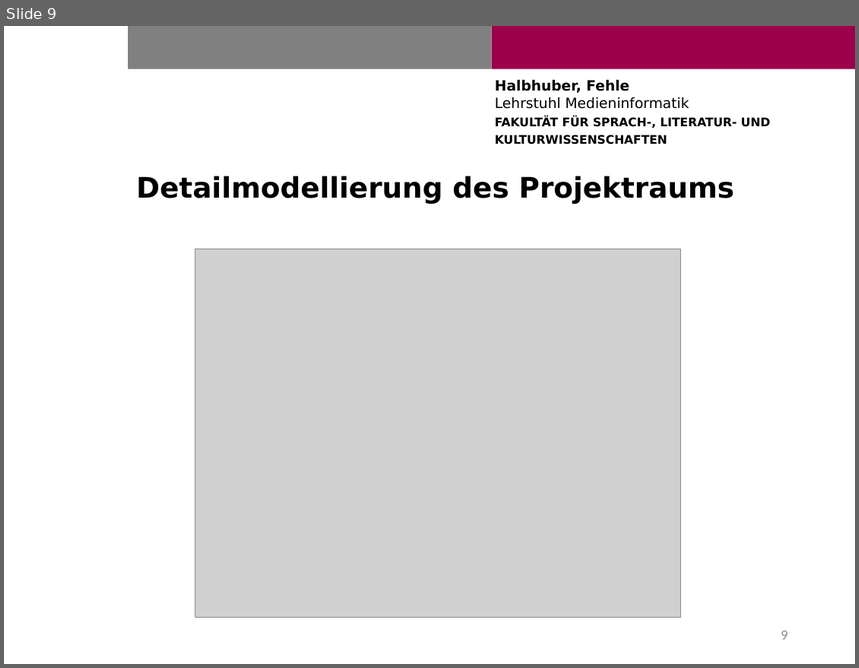
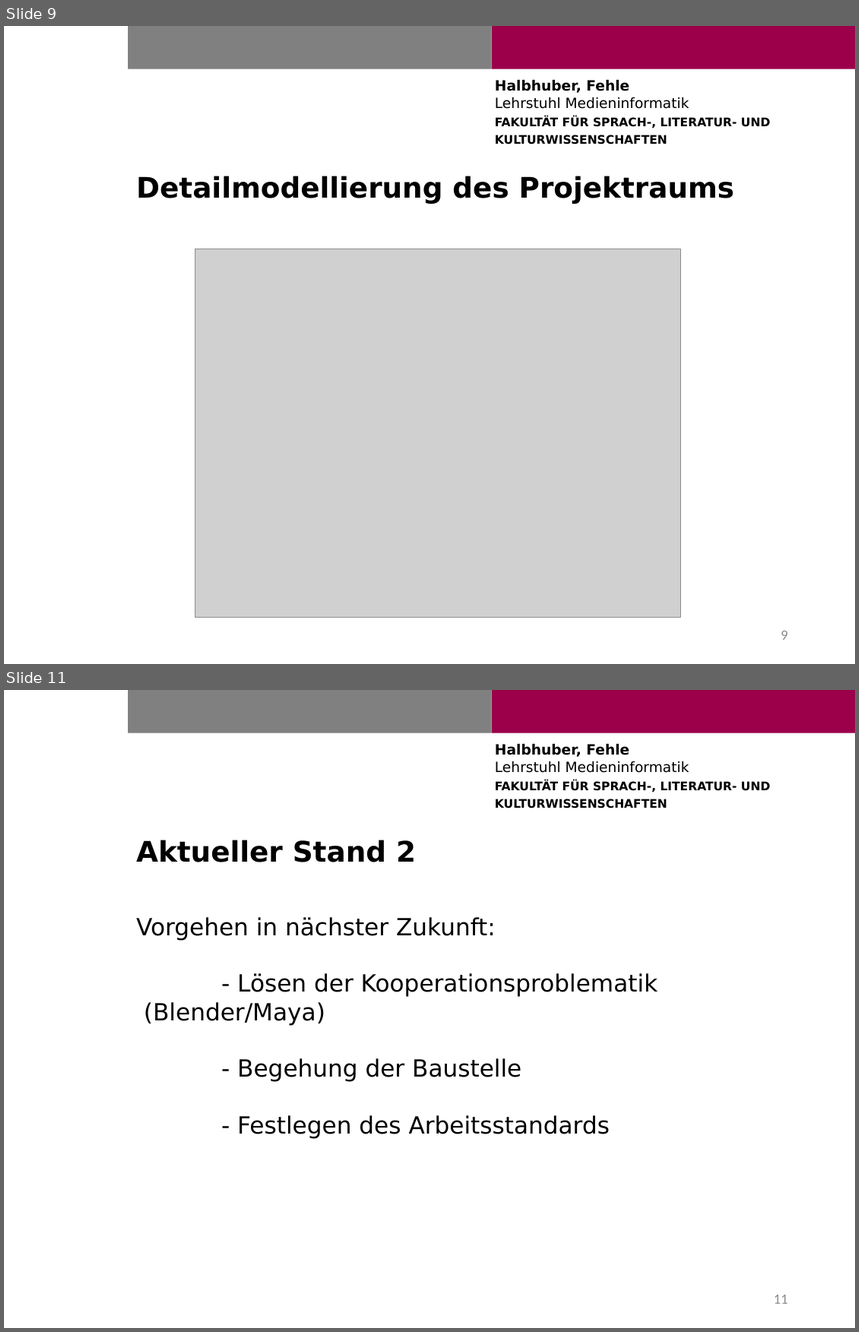
Before and after one commit to JakobFehle/DH_WS1819, a slide deck: docs/Zwischenpräsentation Jan/Präsentation Bavariathek.pptx. Shown one above the other, each under a label of ours: slide 9 before the commit, slides 9 and 11 after it; the slides between them are not shown. The pictures are 859x668 and 859x1332 pixels, drawn with LibreOffice and Linux fonts; fonts in the diff are those of the drawing; grey boxes stand for pictures; background and template pictures are left out. Boxes give left, top, right and bottom in pixels: in the first picture for what was removed or moved away, otherwise in the second. Text is boxed around its words. In the diff, an @@ line names an element or a change of style, - is before the commit and + after.

```diff
--- a/docs/Zwischenpräsentation Jan/Präsentation Bavariathek.pptx
+++ b/docs/Zwischenpräsentation Jan/Präsentation Bavariathek.pptx
@@ slide 11 added at (4,690,855,1328), background #FFFFFF; not listed: 3 template elements that a slide beside it also shows @@
@@ title added at (136,840,416,863), 24 pt, text #000000, bold @@
+Aktueller Stand 2
@@ text added at (136,917,658,1139), 20 pt, text #000000 @@
+Vorgehen in nächster Zukunft:
+- Lösen der Kooperationsproblematik (Blender/Maya)
+- Begehung der Baustelle
+- Festlegen des Arbeitsstandards
@@ page number added at (774,1295,788,1304), 12 pt, text #8C8C8C @@
+11
```
Also in this commit, not shown: 3 slides changed.
